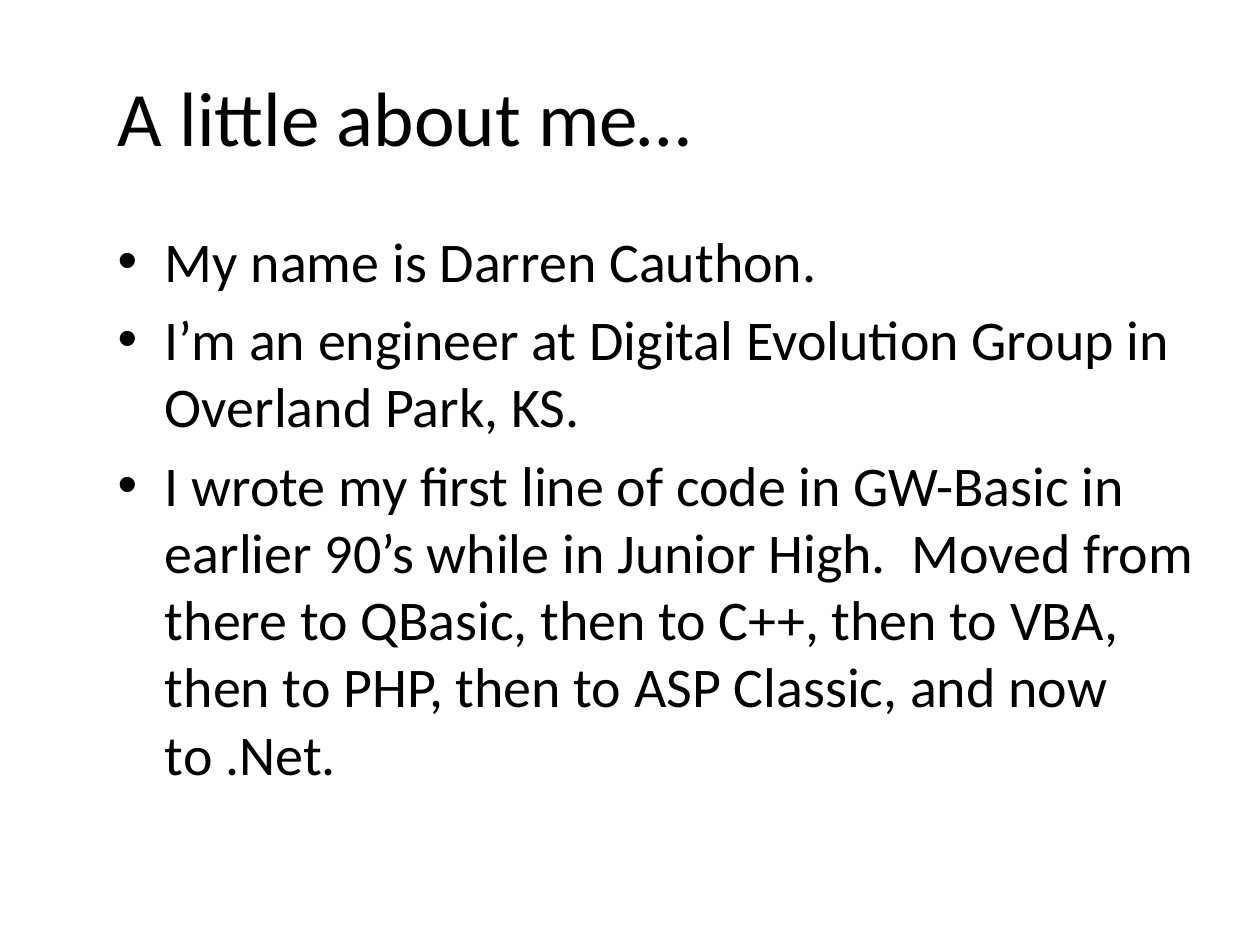
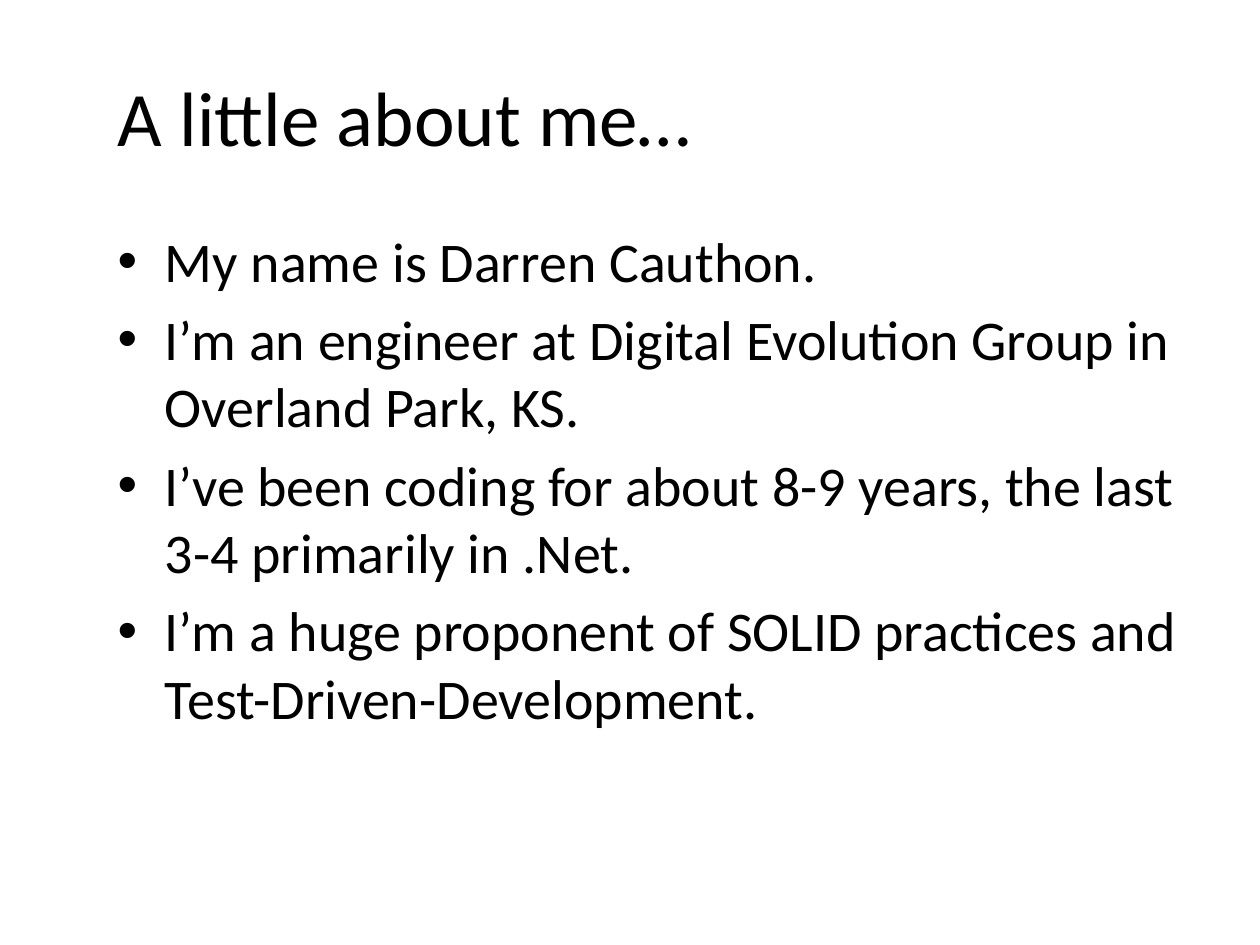
Before and after one commit to darrencauthon/SpecFlow-at-IowaCodeCamp, a slide deck: slide 2 of BDD and SpecFlow.pptx. Drawn at 1260x945 pixels with LibreOffice and Linux fonts; fonts in the diff are those of the drawing; background and template pictures are left out. Boxes give left, top, right and bottom in pixels: in the first picture for what was removed or moved away, otherwise in the second. Text is boxed around its words. In the diff, an @@ line names an element or a change of style, - is before the commit and + after.

```diff
--- a/BDD and SpecFlow.pptx
+++ b/BDD and SpecFlow.pptx
@@ text at [165,466,1176,728]: text changed @@
-• I wrote my first line of code in GW-Basic in earlier 90’s while in Junior High. Moved from there to QBasic, then to C++, then to VBA, then to PHP, then to ASP Classic, and now to .Net.
+• I’ve been coding for about 8-9 years, the last 3-4 primarily in .Net.
+• I’m a huge proponent of SOLID practices and Test-Driven-Development.
```
Also in this commit, not shown: 6 other slides changed, 2 slides added, 5 slides removed.
